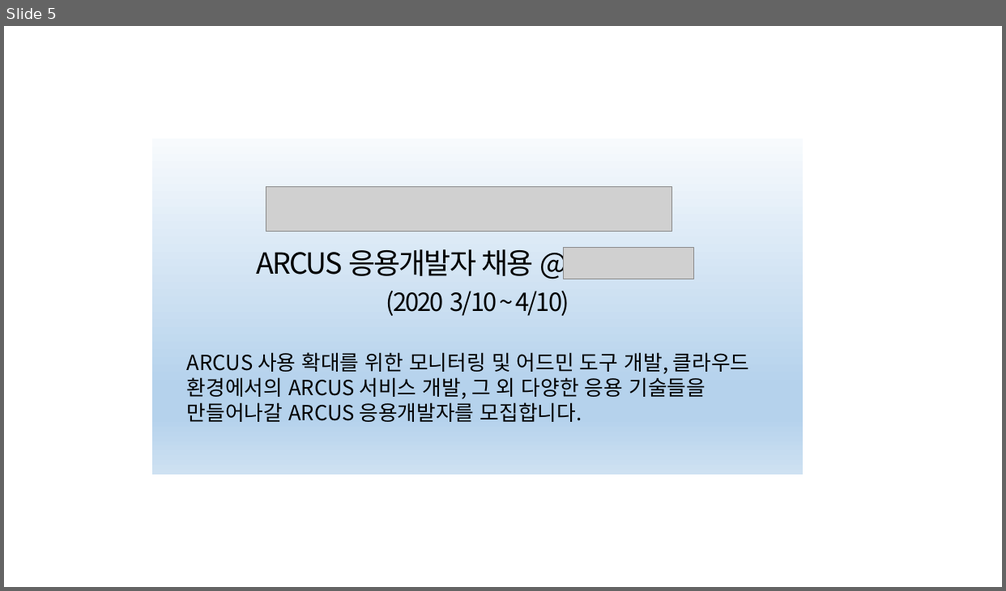
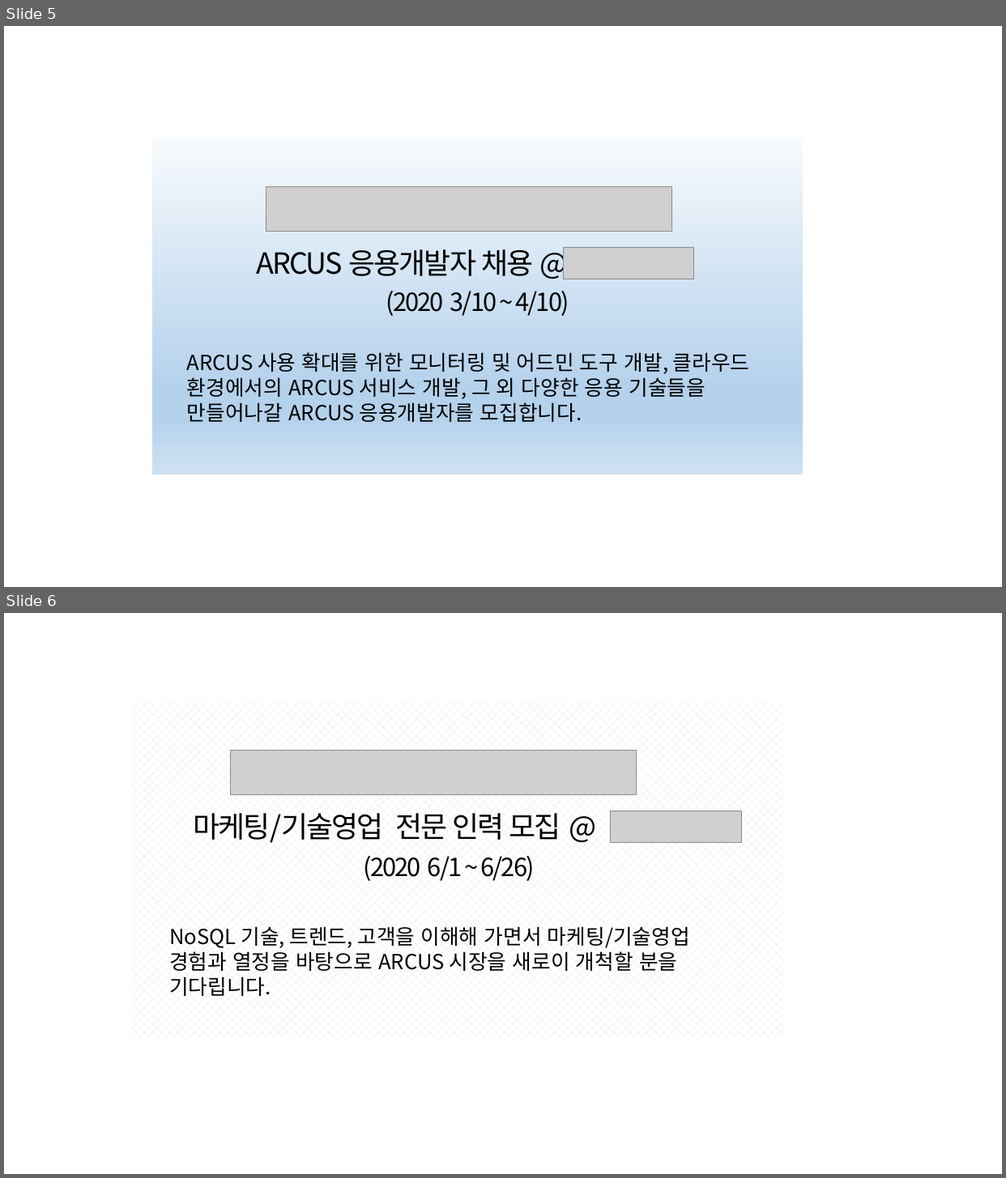
Before and after one commit to jam2in/recruit, a slide deck: images/jam2in-job-posting-images.pptx. Shown one above the other, each under a label of ours: slide 5 before the commit, slides 5 and 6 after it. The pictures are 1006x591 and 1006x1178 pixels, drawn with LibreOffice and Linux fonts; fonts in the diff are those of the drawing; grey boxes stand for pictures. Boxes give left, top, right and bottom in pixels: in the first picture for what was removed or moved away, otherwise in the second. Text is boxed around its words. In the diff, an @@ line names an element or a change of style, - is before the commit and + after.

```diff
--- a/images/jam2in-job-posting-images.pptx
+++ b/images/jam2in-job-posting-images.pptx
@@ slide 6 added at (4,613,1002,1174), background #FFFFFF @@
@@ group added at (132,702,782,1038): 3 texts, 2 pictures, 1 rectangle @@
+마케팅/기술영업 전문 인력 모집 @
+NoSQL 기술, 트렌드, 고객을 이해해 가면서 마케팅/기술영업 경험과 열정을 바탕으로 ARCUS 시장을 새로이 개척할 분을 기다립니다.
+(2020 6/1 ~ 6/26)
```
